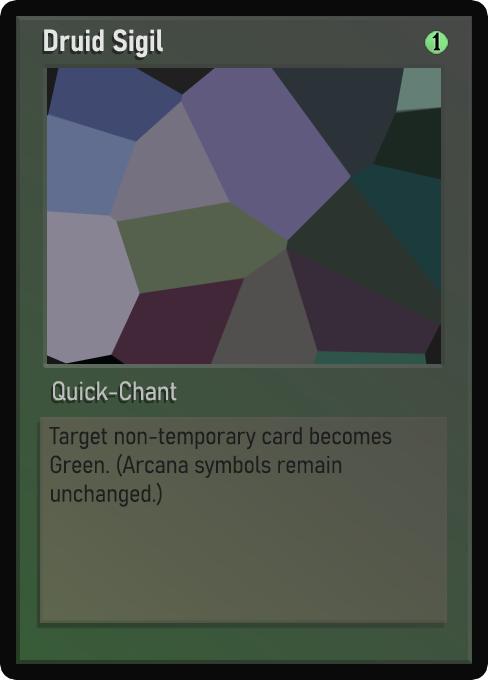
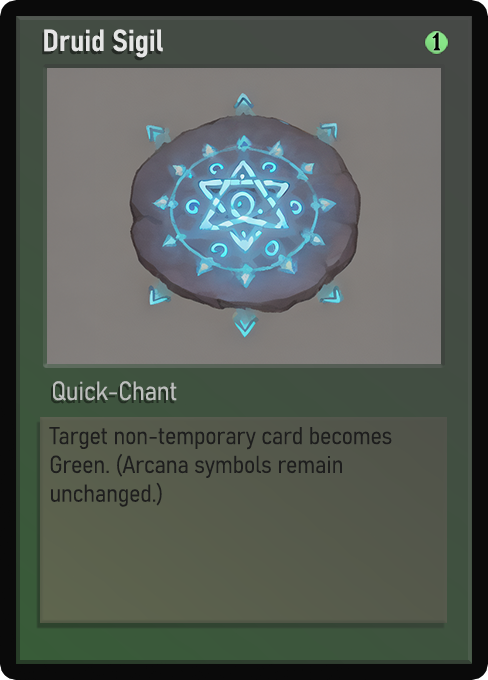
Revision of a layered (488, 680) image; what changed, layer by layer:
painted on "Name" over [44, 29, 148, 57]
painted on "Class" over [55, 383, 156, 401]
painted on "Desc_norm" over [52, 431, 392, 507]
painted on "Artwork" over [47, 68, 441, 364]
